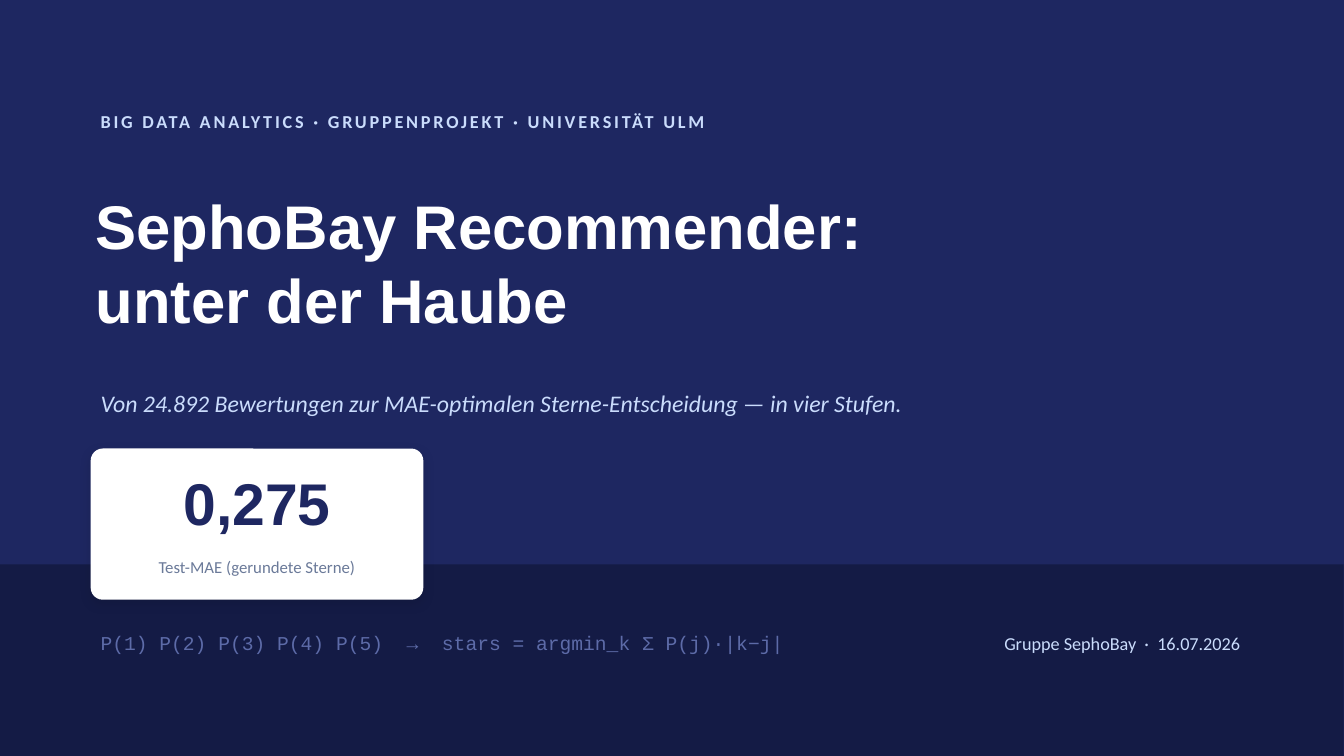
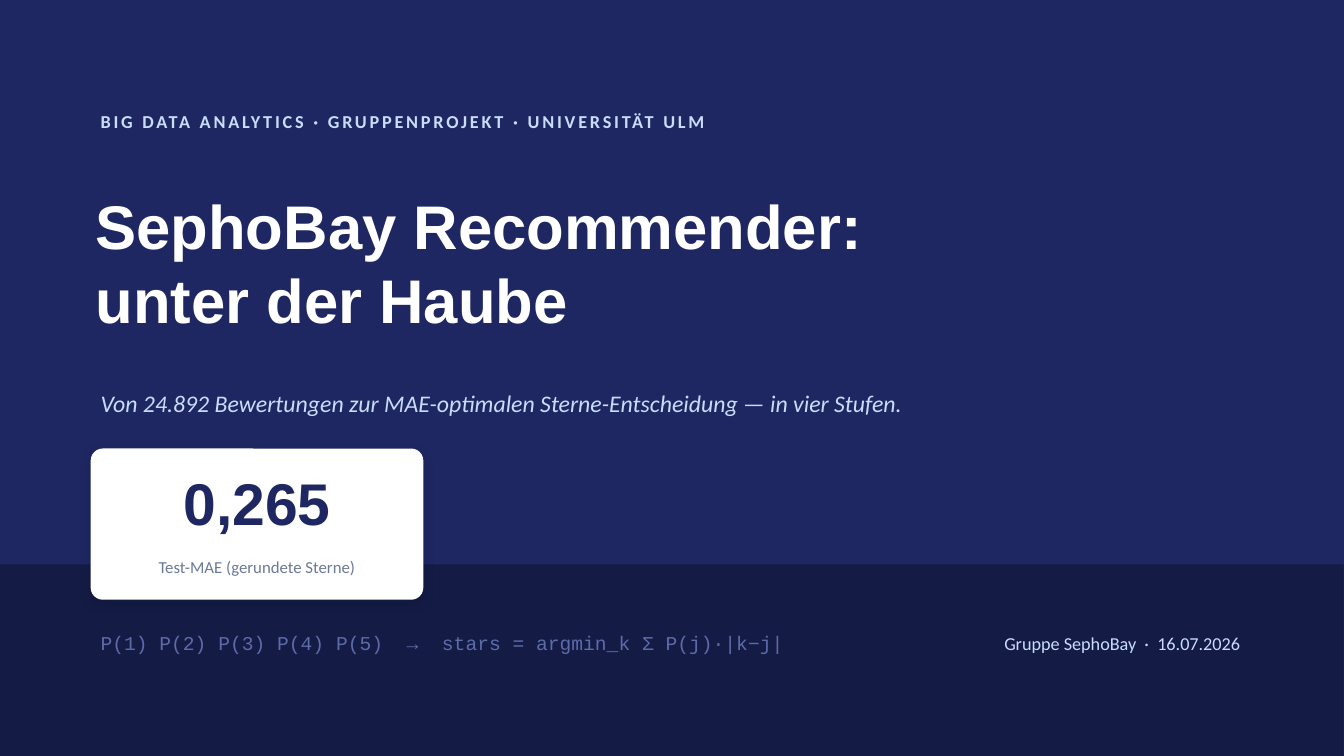
Before and after one commit to KaaraDev/sephobay, a slide deck: slide 1 of SephoBay_Praesentation_Technik.pptx. Drawn at 1344x756 pixels with LibreOffice and Linux fonts; fonts in the diff are those of the drawing. Boxes give left, top, right and bottom in pixels: in the first picture for what was removed or moved away, otherwise in the second. Text is boxed around its words. In the diff, an @@ line names an element or a change of style, - is before the commit and + after.

```diff
--- a/SephoBay_Praesentation_Technik.pptx
+++ b/SephoBay_Praesentation_Technik.pptx
@@ text at bbox=[183, 484, 330, 534]: text changed @@
-0,275
+0,265
```
Also in this commit, not shown: 3 other slides changed, 7 other files.
